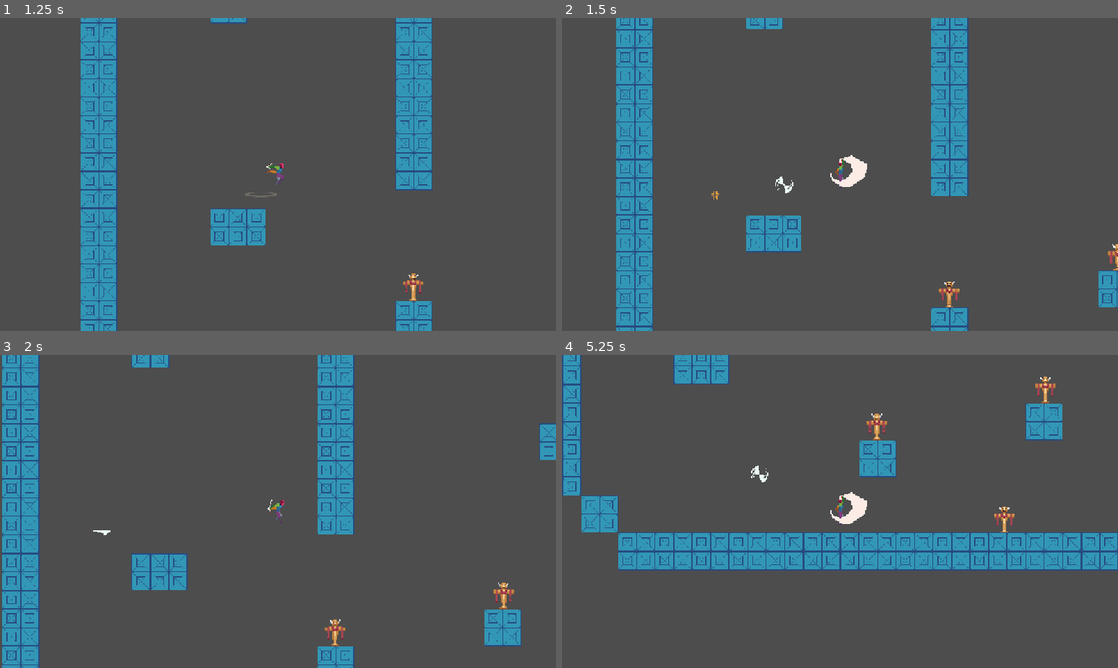
Above: before the commit, frames 1-4 (two rows, left to right).
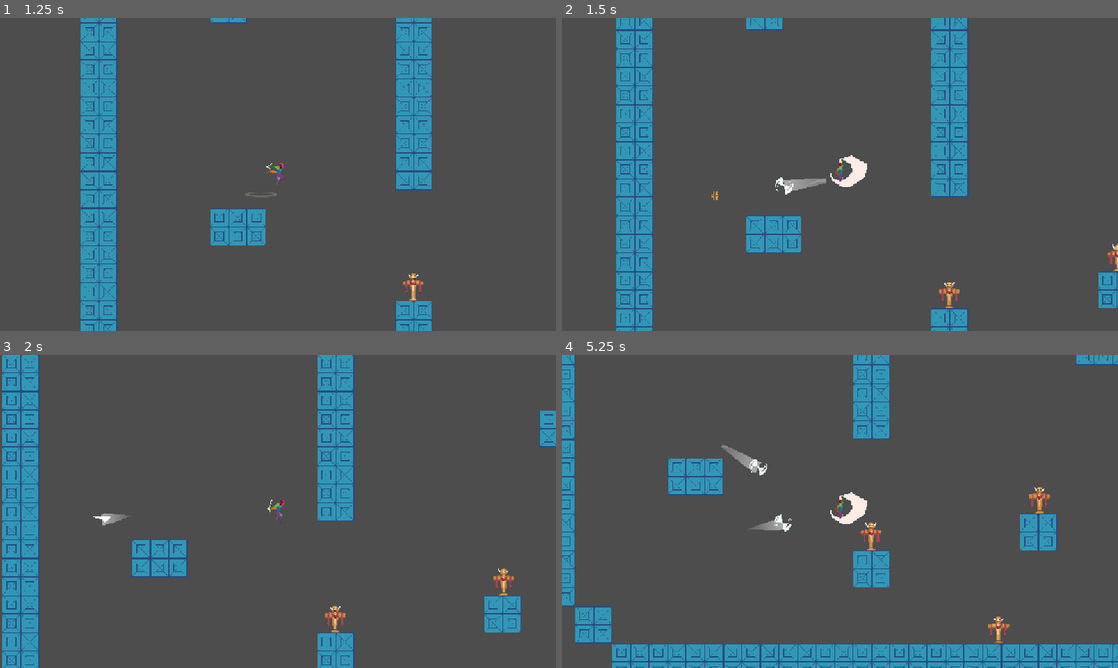
Above: after the commit, the same moments.

Repository: jbradlim08/MindBlade
Game: Godot game, scene res://Scene/level.tscn
Two runs of this game, one before a commit and one after it. Both use one fixed random seed, a clock stepped at 60 frames per second and the inputs below.
Inputs (mouse positions are in pixels of both pictures, inside the frame that each line leads up to):
- Up to frame 1 (1.25 s): tap Enter at 0.5 s; move the mouse to (400, 158) at 0.52 s; hold D (right) from 0.53 s (still down); click (400, 158) at 0.6 s; tap Space (jump) at 0.77, 1.07 s; right-click (400, 158) at 0.8 s
- Up to frame 2 (1.5 s): keep holding D (right); move the mouse to (728, 190) at 1.27 s; right-click (728, 190) at 1.35 s; click (728, 190) at 1.42 s
- Up to frame 3 (2 s): keep holding D (right); tap Space (jump) at 1.52, 1.55, 1.82 s
- Up to frame 4 (5.25 s): move the mouse to (662, 530) at 2.02 s; release D (right) at 2.03 s; hold A (left) 2.03-2.78 s; tap Space (jump) at 2.1, 3.02, 3.32, 3.77, 3.8, 4.07, 4.52, 4.82 s; click (662, 530) at 2.3 s; move the mouse to (812, 574) at 2.77 s; hold D (right) 2.78-4.28 s; click (812, 574) at 2.85 s; right-click (812, 574) at 3.05 s; move the mouse to (767, 508) at 3.52 s; hold Middle mouse button (middle-mouse) 3.53-4.28 s; click (767, 508) at 3.67 s; move the mouse to (673, 464) at 4.27 s; hold A (left) 4.28-5.03 s; right-click (673, 464) at 4.35 s; click (673, 464) at 4.55 s; move the mouse to (867, 511) at 5.02 s; hold D (right) from 5.03 s (still down); tap Shift at 5.1 s; click (867, 511) at 5.17 s

Frame 1 is identical in both runs. In frame 2, 3.3% of the frame differs, in the area x 9-100%, y 0-100%; in frame 3, 5.8%; in frame 4, 28%, in the area x 0-100%, y 0-100%.

Commit message:
Implement trail to follow its blade to increase playability. Add jump multiplier to jump attack when left click to improve movement flexibility

Diff:
--- a/character/base_player.gd
+++ b/character/base_player.gd
@@ -136,7 +136,7 @@
 				set_state(PlayerState.FALL)
 
 	if Input.is_action_just_pressed("right-click"):
-		SignalManager.on_right_click.emit(get_global_mouse_position(), has_orbitting_blade())
+		SignalManager.on_throw_blade.emit(get_global_mouse_position(), has_orbitting_blade())
 		set_state(PlayerState.THROW)
 
 	if Input.is_action_just_pressed("left-click"):
@@ -145,6 +145,9 @@
 		else:
 			if can_jump_attack:
 				set_state(PlayerState.JUMP_ATTACK)
+
+	if Input.is_action_just_released("left-click") and not is_on_floor():
+		velocity.y *= jump_cut_multiplier
 
 
 func set_state(new_state: PlayerState) -> void:
@@ -193,7 +196,7 @@
 func jump_attack() -> void:
 	is_jump_attack = true
 	anim.play("jump_attack")
-	velocity.y = jump_velocity * 0.8
+	velocity.y = jump_velocity * 0.9
 
 func throw() -> void:
 	pass
--- a/character/vier/mind_blade.tscn
+++ b/character/vier/mind_blade.tscn
@@ -1,7 +1,8 @@
-[gd_scene load_steps=10 format=3 uid="uid://cm5ncd8ord8ho"]
+[gd_scene load_steps=11 format=3 uid="uid://cm5ncd8ord8ho"]
 
 [ext_resource type="Script" uid="uid://dt755t00hvdoo" path="res://character/vier/mind_blade.gd" id="1_3nsqi"]
 [ext_resource type="Texture2D" uid="uid://bbasqg2r4tyut" path="res://asset/art/blade/Blade.png" id="2_nyjrl"]
+[ext_resource type="PackedScene" uid="uid://cmsvy82woco4i" path="res://scene/trail.tscn" id="3_i4qbc"]
 
 [sub_resource type="CapsuleShape2D" id="CapsuleShape2D_nyjrl"]
 radius = 1.0
@@ -115,6 +116,9 @@
 target_position = Vector2(-15, 0)
 collision_mask = 512
 
+[node name="Trail" parent="." node_paths=PackedStringArray("object") instance=ExtResource("3_i4qbc")]
+object = NodePath("..")
+
 [connection signal="body_entered" from="WorldBox" to="." method="_on_worldbox_body_entered"]
 [connection signal="area_entered" from="HitBox" to="." method="_on_hitbox_area_entered"]
 [connection signal="input_event" from="ClickBox" to="." method="_on_clickbox_input_event"]
--- a/global/signal_manager.gd
+++ b/global/signal_manager.gd
@@ -1,5 +1,5 @@
 extends Node
 
 signal on_blade_platform(pos: Vector2, has_blade: bool)
-signal on_right_click(pos: Vector2)
+signal on_throw_blade(pos: Vector2)
 signal on_jump_on_air(pos: Vector2)
--- /dev/null
+++ b/scene/trail.tscn
@@ -0,0 +1,18 @@
+[gd_scene load_steps=4 format=3 uid="uid://cmsvy82woco4i"]
+
+[ext_resource type="Script" uid="uid://iucgyln6v4rg" path="res://script/trail.gd" id="1_8sotm"]
+
+[sub_resource type="Curve" id="Curve_8sotm"]
+_data = [Vector2(0, 1), 0.0, 0.0, 0, 0, Vector2(0.986434, 0), 0.0, 0.0, 0, 0]
+point_count = 2
+
+[sub_resource type="Gradient" id="Gradient_u81sa"]
+colors = PackedColorArray(1, 1, 1, 0.529412, 1, 1, 1, 0)
+
+[node name="Trail" type="Line2D"]
+top_level = true
+width = 20.0
+width_curve = SubResource("Curve_8sotm")
+gradient = SubResource("Gradient_u81sa")
+script = ExtResource("1_8sotm")
+MAX_LENGTH = 25
--- a/script/object_container.gd
+++ b/script/object_container.gd
@@ -6,7 +6,7 @@
 
 func _ready() -> void:
 	SignalManager.on_blade_platform.connect(spawn_shockwave)
-	SignalManager.on_right_click.connect(spawn_crosshair)
+	SignalManager.on_throw_blade.connect(spawn_crosshair)
 	SignalManager.on_jump_on_air.connect(spawn_air)
 
 func spawn_shockwave(pos: Vector2) -> void:
--- /dev/null
+++ b/script/trail.gd
@@ -0,0 +1,22 @@
+extends Line2D
+
+@export var object: Node2D
+@export var MAX_LENGTH: int = 20
+
+var queue: Array
+var pos: Vector2
+
+func _ready() -> void:
+	position = Vector2(0, 0)
+
+func _process(delta) -> void:
+	pos = object.global_position
+	queue.push_front(pos)
+
+	if queue.size() > MAX_LENGTH:
+		queue.pop_back()
+
+	clear_points()
+
+	for point in queue:
+		add_point(point)
Not shown, added: script/trail.gd.uid
